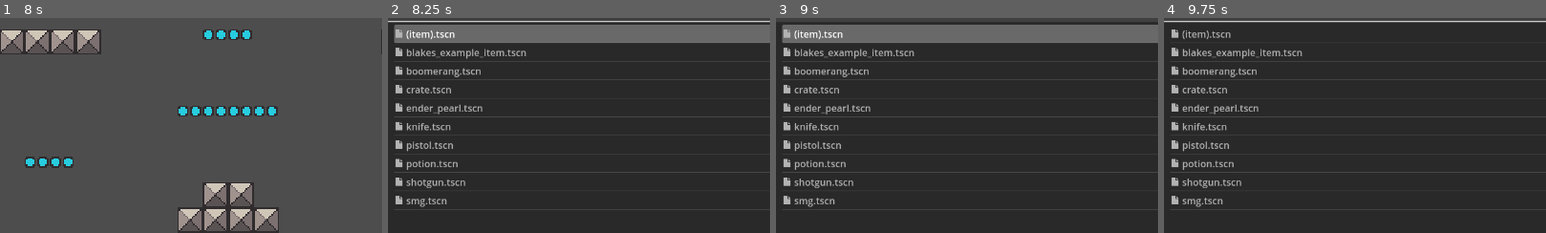
Above: before the commit, frames 1-4 (left to right).
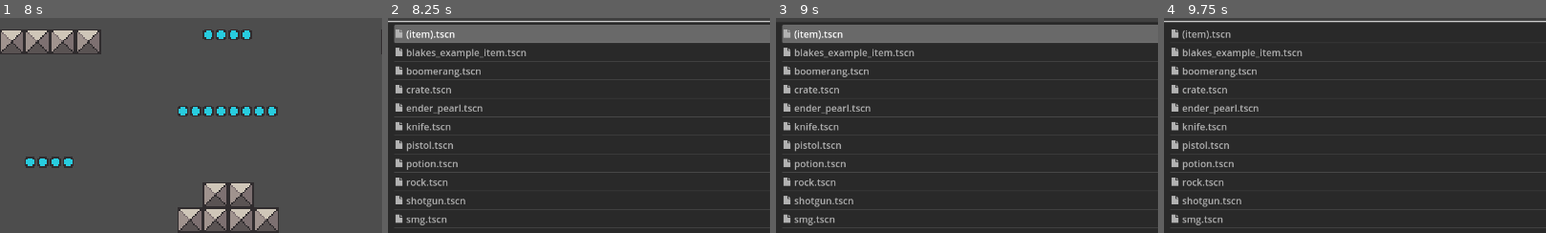
Above: after the commit, the same moments.

Repository: CiberTurtle/GamificationGame
Game: Godot game, scene res://main.tscn
Same seed, same stepped clock (60 frames per second), same inputs: the game is played once before the commit and once after it.
Inputs (mouse positions are % of the whole screen's width and height, from its top left):
- Up to frame 1 (8 s): click (53, 12) at 0.52 s; type "12" at 0.6 s; click (25, 12) at 1.25 s; click (25, 12) at 2 s; click "Open" at 2.75 s; tap Enter at 3.5 s; move the mouse to (72, 45) at 3.52 s; hold Right (right) 3.53-4.28 s; tap X (action) at 3.6 s; click (72, 45) at 3.67 s; move the mouse to (30, 55) at 4.27 s; hold Z (back) 4.28-5 s; tap L at 4.35 s; click (77, 12) at 5 s; click (79, 12) at 5.75 s; click "All Recognized (*.tscn, *.scn)" at 6.5 s; click "Cancel" at 7.25 s
- Up to frame 2 (8.25 s): tap Space at 8 s; move the mouse to (60, 28) at 8.02 s; hold Right (right) from 8.03 s (still down); tap I at 8.1 s
- Up to frame 3 (9 s): release Right (right) at 8.75 s; click (53, 12) at 8.77 s; type "12" at 8.85 s
- Up to frame 4 (9.75 s): tap Enter at 9.5 s; move the mouse to (45, 70) at 9.52 s; hold Up (ui_up) from 9.53 s (still down); tap P at 9.6 s; click (45, 70) at 9.67 s
The pictures show only the part of the screen within x 20-70%, y 18-68%; the shares and areas given below are measured in that part.

Frame 1 is identical in both runs. In frame 2, 0.8% of the frame differs, in the area x 2-21%, y 74-97%; in frame 3, 0.8%; in frame 4, 0.8%.

Commit message:
Item deceleration increased, added rock

Diff:
--- a/items/(item).tscn
+++ b/items/(item).tscn
@@ -6,10 +6,7 @@
 
 [node name="Item" type="CharacterBody2D"]
 collision_layer = 64
-floor_constant_speed = true
-floor_max_angle = 1.55334
 script = ExtResource("1_88eqp")
-grounded_dec = 512.0
 
 [node name="Collision" type="CollisionShape2D" parent="."]
 
--- a/items/blakes_example_item.tscn
+++ b/items/blakes_example_item.tscn
@@ -1,9 +1,9 @@
-[gd_scene load_steps=6 format=3 uid="uid://cx2fp6rqodfyd"]
+[gd_scene load_steps=6 format=3 uid="uid://crbekrw5xck4l"]
 
 [ext_resource type="PackedScene" uid="uid://dww6yjs6qfyhp" path="res://items/(item).tscn" id="1_ss4vq"]
 [ext_resource type="Texture2D" uid="uid://c4fenpxg2xp0c" path="res://content/sprites/shotgun.png" id="2_y6574"]
 [ext_resource type="Script" path="res://scripts/parts/shoot.gd" id="3_1u5nr"]
-[ext_resource type="PackedScene" uid="uid://y4rvdb8panhn" path="res://scenes/projectile.tscn" id="4_1hgrw"]
+[ext_resource type="PackedScene" uid="uid://y4rvdb8panhn" path="res://scenes/smg_proj.tscn" id="4_1hgrw"]
 
 [sub_resource type="RectangleShape2D" id="RectangleShape2D_20lwn"]
 size = Vector2(15, 7)
--- a/items/boomerang.tscn
+++ b/items/boomerang.tscn
@@ -25,6 +25,7 @@
 roations_per_second = 2.0
 to_rotate = NodePath("Sprite")
 max_hits = 3
+grounded_dec = 512.0
 
 [node name="Hitbox" type="Area2D" parent="." index="0"]
 collision_layer = 0
--- a/items/crate.tscn
+++ b/items/crate.tscn
@@ -12,6 +12,7 @@
 [node name="Crate" instance=ExtResource("1_uwg6s")]
 collision_layer = 96
 base_health = 30
+grounded_dec = 512.0
 
 [node name="Collision" parent="." index="0"]
 shape = SubResource("RectangleShape2D_05edk")
--- a/items/ender_pearl.tscn
+++ b/items/ender_pearl.tscn
@@ -3,13 +3,14 @@
 [ext_resource type="PackedScene" uid="uid://dww6yjs6qfyhp" path="res://items/(item).tscn" id="1_gj58p"]
 [ext_resource type="Texture2D" uid="uid://dae2l8ktq255t" path="res://icon.png" id="2_cd3ey"]
 [ext_resource type="Script" path="res://scripts/parts/shoot.gd" id="3_c5xsu"]
-[ext_resource type="PackedScene" uid="uid://bf6w0av5ode7s" path="res://scenes/pearl.tscn" id="4_w35op"]
+[ext_resource type="PackedScene" uid="uid://c3qvcls0modjj" path="res://scenes/pearl.tscn" id="4_w35op"]
 [ext_resource type="Script" path="res://scripts/parts/durability.gd" id="5_w0inf"]
 
 [sub_resource type="CircleShape2D" id="CircleShape2D_xtxbq"]
 radius = 5.0
 
 [node name="Ender Pearl" instance=ExtResource("1_gj58p")]
+grounded_dec = 512.0
 
 [node name="Collision" parent="." index="0"]
 shape = SubResource("CircleShape2D_xtxbq")
--- a/items/knife.tscn
+++ b/items/knife.tscn
@@ -11,6 +11,7 @@
 
 [node name="Knife" instance=ExtResource("1_o4v7j")]
 item_name = "Knife"
+grounded_dec = 512.0
 
 [node name="Collision" parent="." index="0"]
 shape = SubResource("RectangleShape2D_gsbct")
--- a/items/pistol.tscn
+++ b/items/pistol.tscn
@@ -10,6 +10,7 @@
 size = Vector2(15, 7)
 
 [node name="Pistol" instance=ExtResource("1_p761c")]
+grounded_dec = 512.0
 
 [node name="Collision" parent="." index="0"]
 shape = SubResource("RectangleShape2D_iy84u")
--- a/items/potion.tscn
+++ b/items/potion.tscn
@@ -9,6 +9,7 @@
 radius = 6.0
 
 [node name="potion" instance=ExtResource("1_qrm5i")]
+grounded_dec = 512.0
 
 [node name="Collision" parent="." index="0"]
 shape = SubResource("CircleShape2D_x0y8i")
--- /dev/null
+++ b/items/rock.tscn
@@ -0,0 +1,44 @@
+[gd_scene load_steps=8 format=3 uid="uid://dx75kytj8v3fv"]
+
+[ext_resource type="PackedScene" uid="uid://dww6yjs6qfyhp" path="res://items/(item).tscn" id="1_7ljux"]
+[ext_resource type="Texture2D" uid="uid://dae2l8ktq255t" path="res://icon.png" id="2_2e7fh"]
+[ext_resource type="Script" path="res://scripts/parts/throw.gd" id="2_3dgku"]
+[ext_resource type="Script" path="res://scripts/parts/hitbox.gd" id="3_84jkd"]
+[ext_resource type="Script" path="res://scripts/parts/knockback.gd" id="4_6n24g"]
+
+[sub_resource type="CircleShape2D" id="CircleShape2D_2fbew"]
+radius = 5.0
+
+[sub_resource type="CircleShape2D" id="CircleShape2D_2iw5b"]
+radius = 5.0
+
+[node name="Rock" instance=ExtResource("1_7ljux")]
+grounded_dec = 512.0
+
+[node name="Collision" parent="." index="0"]
+shape = SubResource("CircleShape2D_2fbew")
+
+[node name="Sprite" parent="." index="1"]
+scale = Vector2(0.1, 0.1)
+texture = ExtResource("2_2e7fh")
+
+[node name="Throw" type="Node2D" parent="OnUse" index="1"]
+script = ExtResource("2_3dgku")
+velocity = Vector2(256, -128)
+
+[node name="PassiveHitbox" type="Area2D" parent="." index="6"]
+collision_layer = 0
+collision_mask = 96
+script = ExtResource("3_84jkd")
+damage = 20
+auto_attack = true
+remember_hits = true
+
+[node name="Collision" type="CollisionShape2D" parent="PassiveHitbox" index="0"]
+shape = SubResource("CircleShape2D_2iw5b")
+debug_color = Color(0.996078, 0, 0.156863, 0.419608)
+
+[node name="Knockback" type="Node2D" parent="PassiveHitbox" index="1"]
+script = ExtResource("4_6n24g")
+x_knockback = 80.0
+y_knockback = -40.0
--- a/items/shotgun.tscn
+++ b/items/shotgun.tscn
@@ -10,6 +10,7 @@
 size = Vector2(15, 7)
 
 [node name="Shotgun" instance=ExtResource("1_xy0sw")]
+grounded_dec = 512.0
 
 [node name="Collision" parent="." index="0"]
 position = Vector2(0.5, 0.5)
--- a/items/smg.tscn
+++ b/items/smg.tscn
@@ -9,6 +9,7 @@
 size = Vector2(15, 7)
 
 [node name="SMG" instance=ExtResource("1_4n74k")]
+grounded_dec = 512.0
 
 [node name="Collision" parent="." index="0"]
 shape = SubResource("RectangleShape2D_3g3yt")
--- a/scenes/pearl.tscn
+++ b/scenes/pearl.tscn
@@ -1,6 +1,6 @@
-[gd_scene load_steps=7 format=3 uid="uid://bf6w0av5ode7s"]
+[gd_scene load_steps=7 format=3 uid="uid://c3qvcls0modjj"]
 
-[ext_resource type="PackedScene" uid="uid://y4rvdb8panhn" path="res://scenes/projectile.tscn" id="1_4vg4p"]
+[ext_resource type="PackedScene" uid="uid://y4rvdb8panhn" path="res://scenes/smg_proj.tscn" id="1_4vg4p"]
 [ext_resource type="Texture2D" uid="uid://dae2l8ktq255t" path="res://icon.png" id="2_qw5mw"]
 [ext_resource type="Script" path="res://scripts/parts/teleport.gd" id="3_72aow"]
 
--- a/scripts/parts/throw.gd
+++ b/scripts/parts/throw.gd
@@ -4,5 +4,5 @@
 
 func trigger() -> void:
 	owner.player.try_drop_item()
-	owner.velocity.x = global_transform.basis_xform(Vector2.RIGHT) * velocity.x
+	owner.velocity.x = global_transform.basis_xform(Vector2.RIGHT).x * velocity.x
 	owner.velocity.y = velocity.y
Not shown: 1 places in scenes/projectile.tscn that only renumber resources
